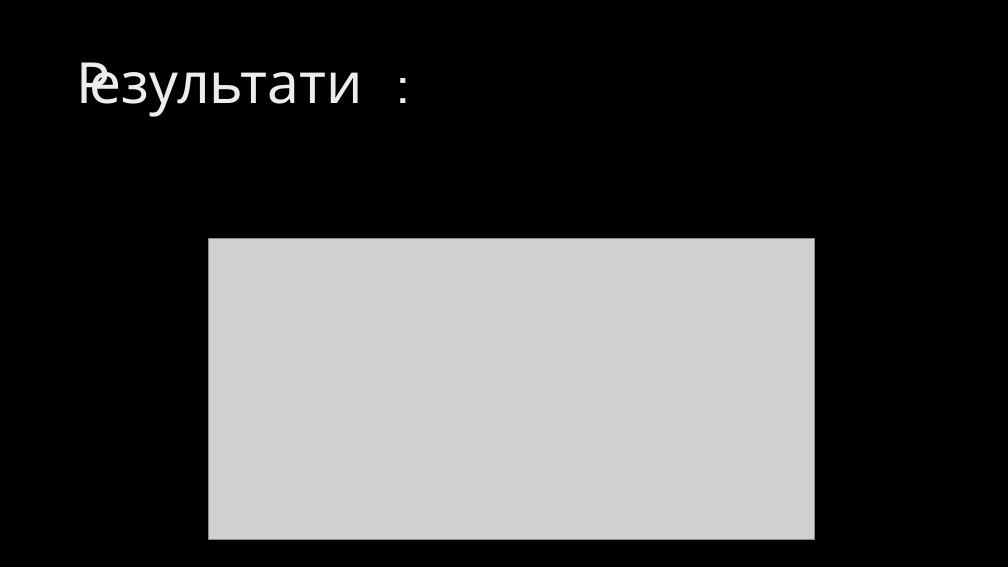
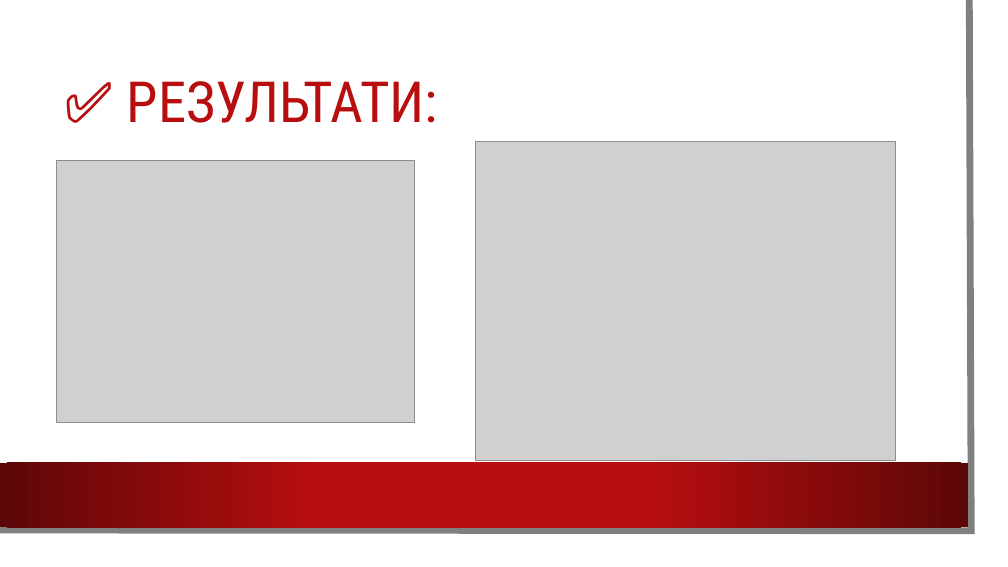
Before and after one commit to ParaskaBohdan/Diplom, a slide deck: slide 6 of Презентація.pptx. Drawn at 1008x567 pixels with LibreOffice and Linux fonts; fonts in the diff are those of the drawing; grey boxes stand for pictures; background and template pictures are left out. Boxes give left, top, right and bottom in pixels: in the first picture for what was removed or moved away, otherwise in the second. Text is boxed around its words. In the diff, an @@ line names an element or a change of style, - is before the commit and + after.

```diff
--- a/Презентація.pptx
+++ b/Презентація.pptx
@@ rectangle added at [0,0,991,550], fill #FFFFFF @@
@@ freeform shape added at [0,0,972,531], outline #808080 6.5 pt @@
@@ title at [127,81,438,123]: text changed; font Cabin to Roboto Condensed; text colour gradient #BFBFBF to #EDEDED to #FFFFFF to #B80E0F @@
-✅ Результати:
+✅ РЕЗУЛЬТАТИ:
@@ picture added at [476,141,896,461] @@
@@ picture added at [57,160,414,423] @@
@@ picture removed at [209,238,814,539] @@
@@ rectangle added at [0,463,968,527], fill gradient #B80E0F to #5C0707 @@
```
Also in this commit, not shown: 3 other slides changed, 4 slides added, 3 slides removed, 32 other files.
